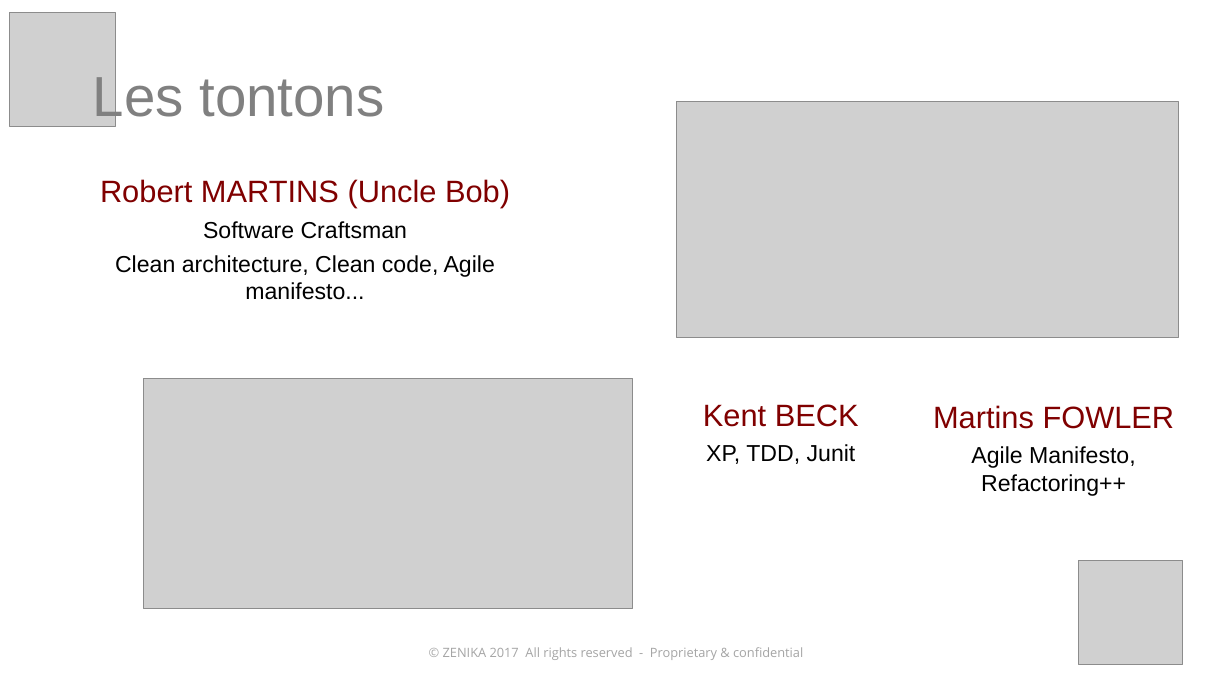
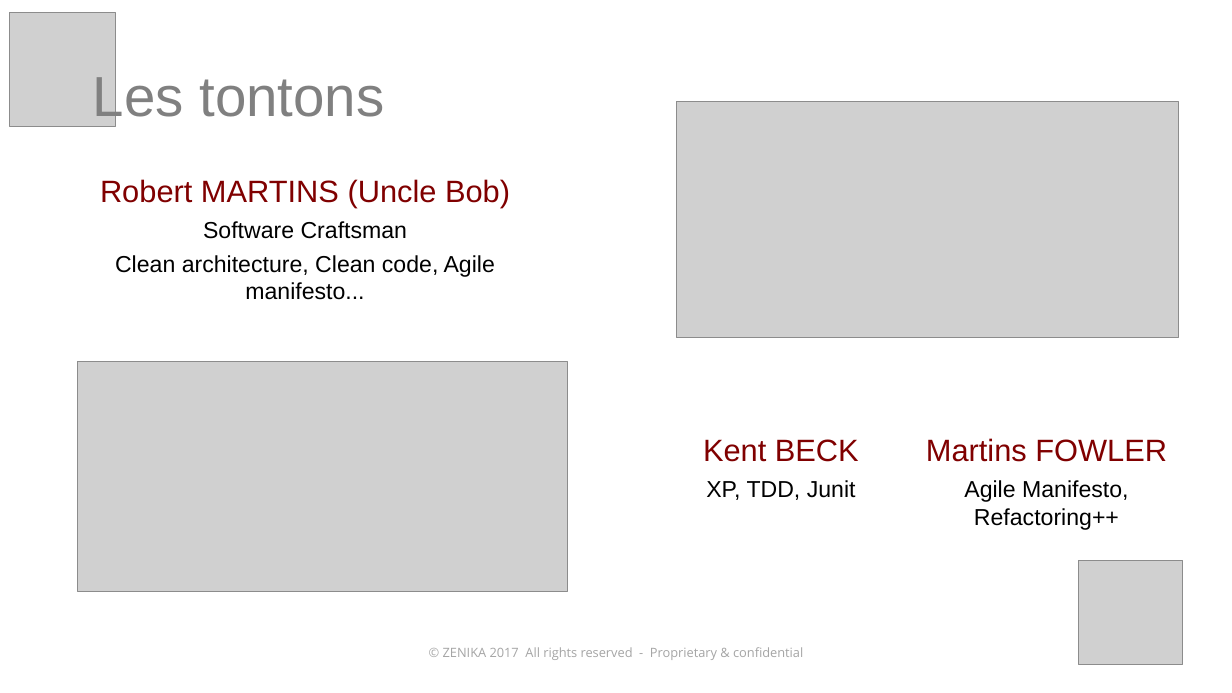
Before and after one commit to kronann/solid-dinosaur, a slide deck: slide 4 of solid-workshop.pptx. Drawn at 1232x693 pixels with LibreOffice and Linux fonts; fonts in the diff are those of the drawing; grey boxes stand for pictures. Boxes give left, top, right and bottom in pixels: in the first picture for what was removed or moved away, otherwise in the second. Text is boxed around its words. In the diff, an @@ line names an element or a change of style, - is before the commit and + after.

```diff
--- a/solid-workshop.pptx
+++ b/solid-workshop.pptx
@@ picture moved from (x1=143, y1=378, x2=633, y2=608) to (x1=78, y1=361, x2=567, y2=592) @@
@@ text "Kent BECK" moved from (x1=703, y1=404, x2=859, y2=464) to (x1=703, y1=439, x2=859, y2=500) @@
@@ text "Martins FOWLER" moved from (x1=933, y1=405, x2=1175, y2=496) to (x1=926, y1=438, x2=1167, y2=530) @@
```
Also in this commit, not shown: 3 other slides changed, 2 slides added, 1 other file.
